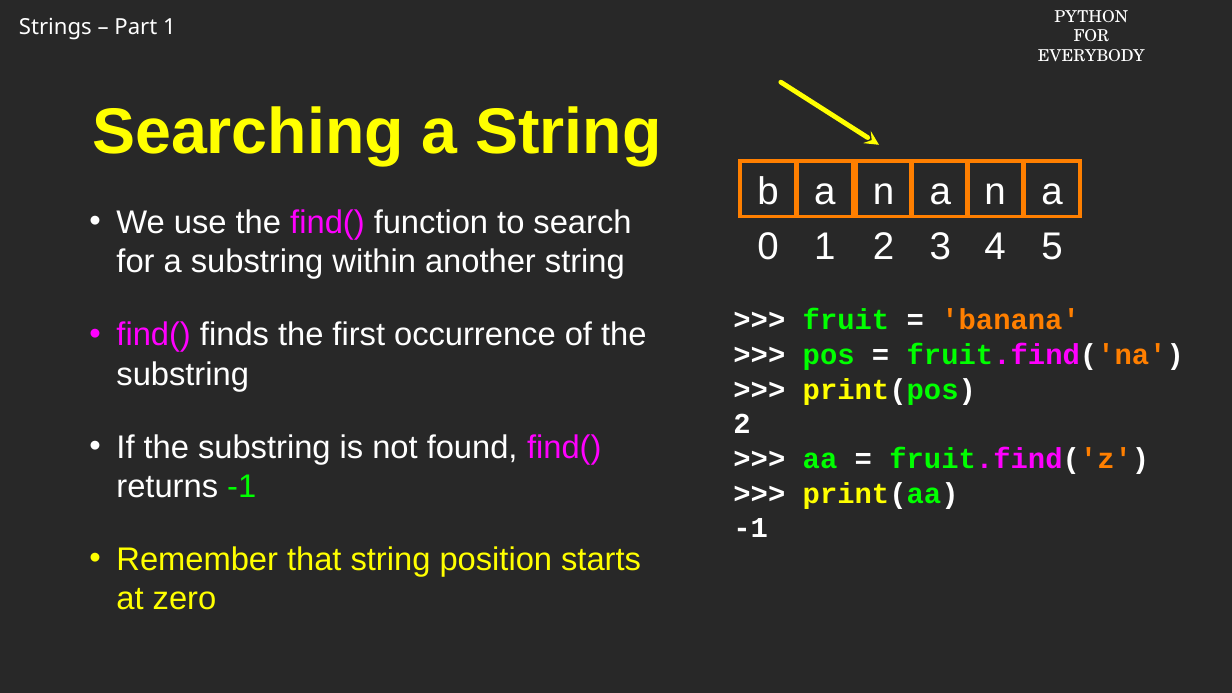
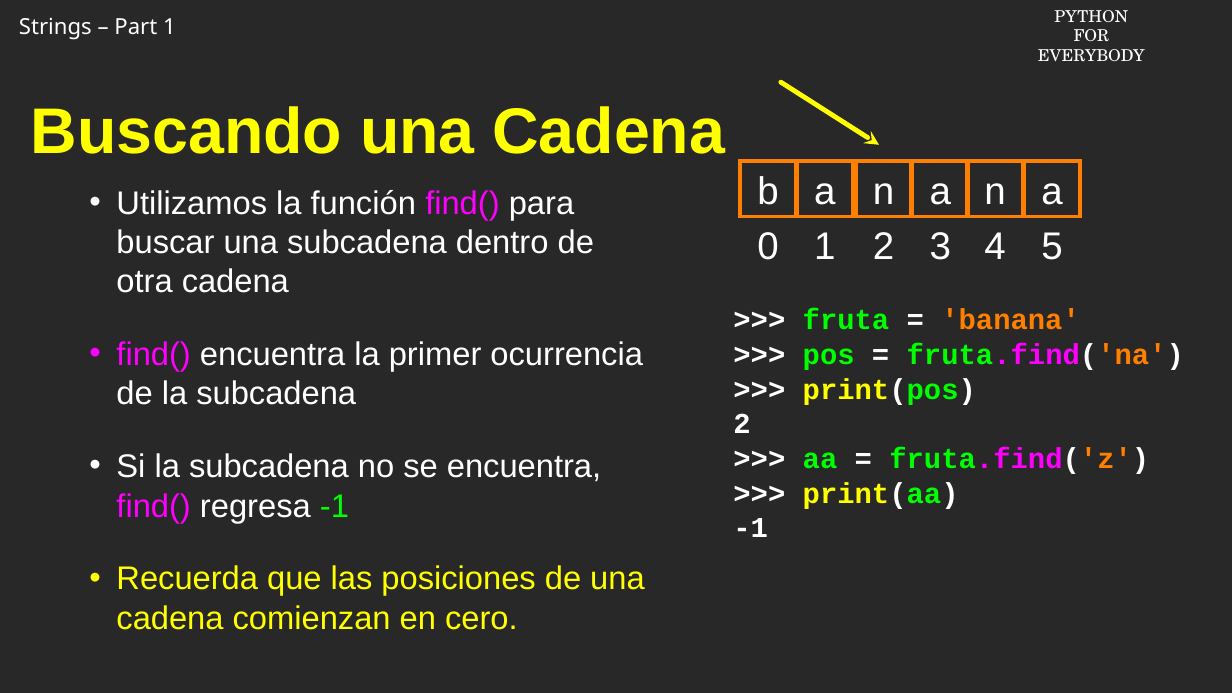
Before and after one commit to csev/py4e, a slide deck: slide 8 of ai/6.2.pptx. Drawn at 1232x693 pixels with LibreOffice and Linux fonts; fonts in the diff are those of the drawing; background and template pictures are left out. Boxes give left, top, right and bottom in pixels: in the first picture for what was removed or moved away, otherwise in the second. Text is boxed around its words. In the diff, an @@ line names an element or a change of style, - is before the commit and + after.

```diff
--- a/ai/6.2.pptx
+++ b/ai/6.2.pptx
@@ title at (31,106,725,154): text changed @@
-Searching a String
+Buscando una Cadena
@@ text at (116,190,645,630): text changed @@
-• We use the find() function to search for a substring within another string
-• find() finds the first occurrence of the substring
-• If the substring is not found, find() returns -1
-• Remember that string position starts at zero
+• Utilizamos la función find() para buscar una subcadena dentro de otra cadena
+• find() encuentra la primer ocurrencia de la subcadena
+• Si la subcadena no se encuentra, find() regresa -1
+• Recuerda que las posiciones de una cadena comienzan en cero.
@@ text at (803,309,1184,370): text changed @@
->>> fruit = 'banana'
->>> pos = fruit.find('na')
+>>> fruta = 'banana'
+>>> pos = fruta.find('na')
@@ text at (803,448,1149,474): text changed @@
->>> aa = fruit.find('z')
+>>> aa = fruta.find('z')
```
Also in this commit, not shown: 13 other slides changed, 1 slide added, 1 slide removed.
